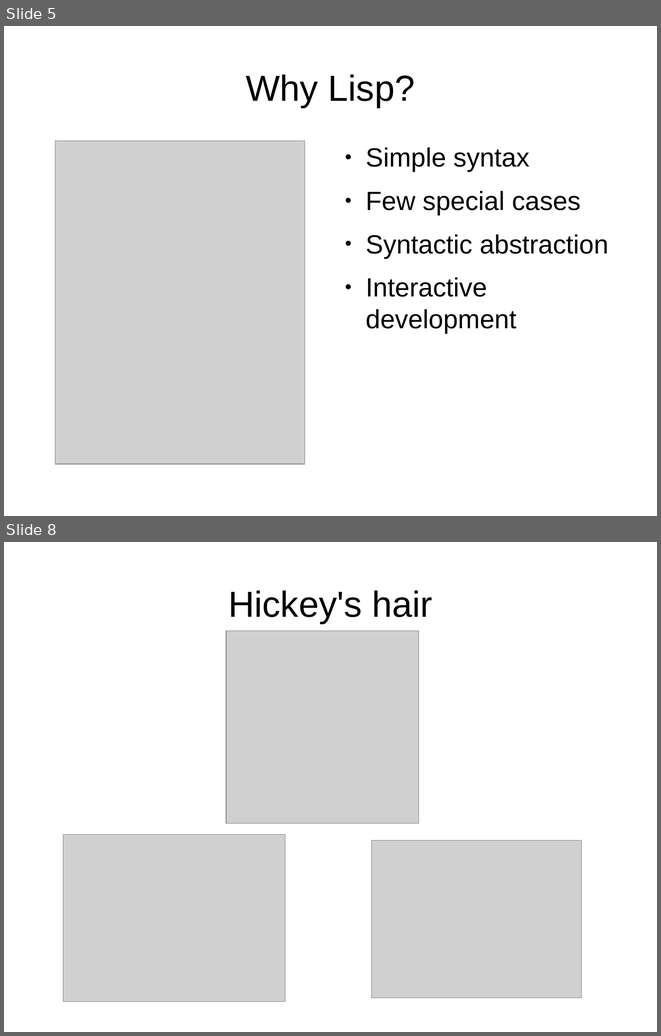
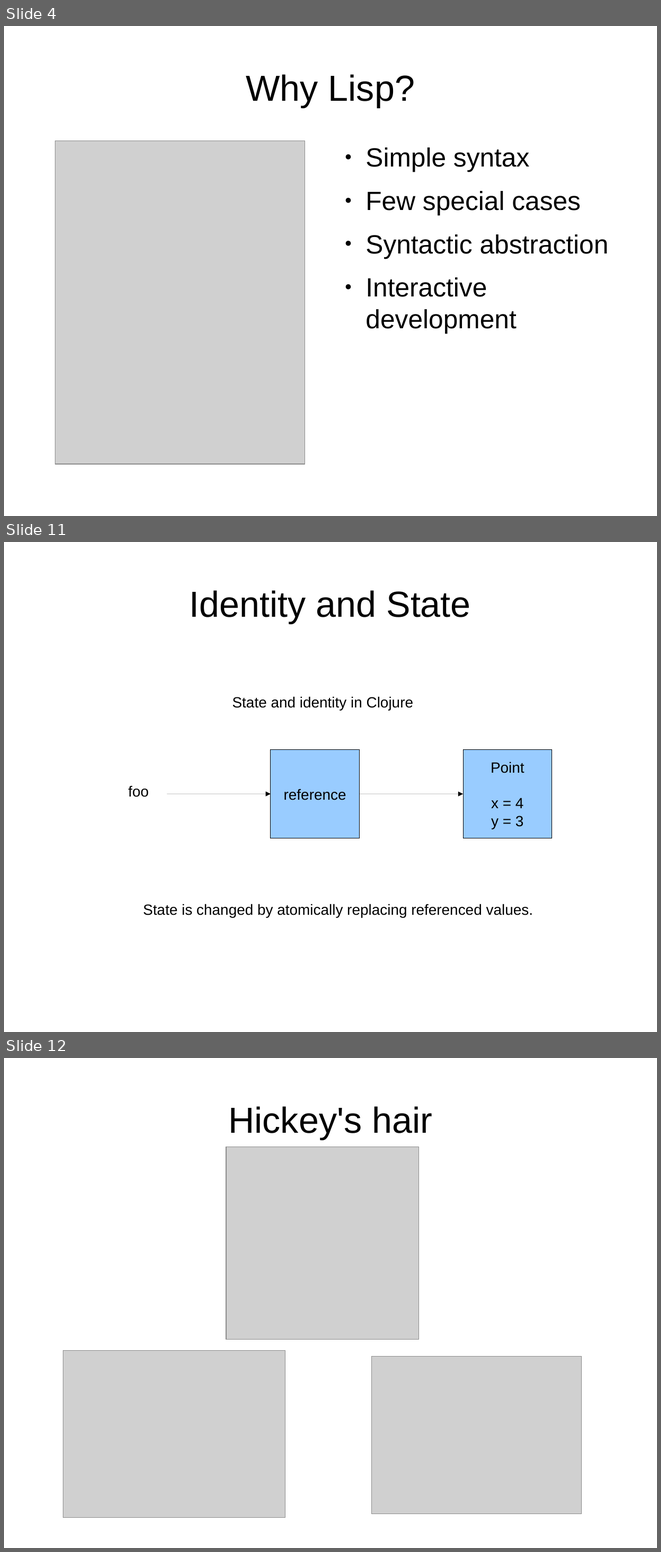
Before and after one commit to djwhitt/cposc2009, a slide deck: slides.odp. Shown one above the other, each under a label of ours: slides 5 and 8 before the commit, slides 4, 11 and 12 after it; the slides between them are not shown. The pictures are 661x1036 and 661x1552 pixels, drawn with LibreOffice and Linux fonts; fonts in the diff are those of the drawing; grey boxes stand for pictures. Boxes give left, top, right and bottom in pixels: in the first picture for what was removed or moved away, otherwise in the second. Text is boxed around its words. In the diff, an @@ line names an element or a change of style, - is before the commit and + after.

```diff
--- a/slides.odp
+++ b/slides.odp
@@ slide 11 added at (4,542,657,1032), background #FFFFFF @@
@@ title added at (190,590,471,623), 44 pt, text #000000 @@
+Identity and State
@@ text added at (232,696,413,711), 18 pt, text #000000 @@
+State and identity in Clojure
@@ rectangle added at (271,749,360,838), fill #99CCFF, outline #000000 0 pt, 18 pt, text #000000 @@
+reference
@@ rectangle added at (463,749,552,838), fill #99CCFF, outline #000000 0 pt, 18 pt, text #000000 @@
+Point
+x = 4
+y = 3
@@ text added at (128,785,149,797), 18 pt, text #000000 @@
+foo
@@ arrow added from (167, 794) to (271, 794), #000000 0 pt @@
@@ arrow added from (360, 794) to (463, 794), #000000 0 pt @@
@@ text added at (143,903,533,918), 18 pt, text #000000 @@
+State is changed by atomically replacing referenced values.
@@ what was slide 5 is now slide 4 @@
@@ what was slide 8 is now slide 12 @@
```
Also in this commit, not shown: 1 slide changed, 5 other slides added, 2 slides removed.
